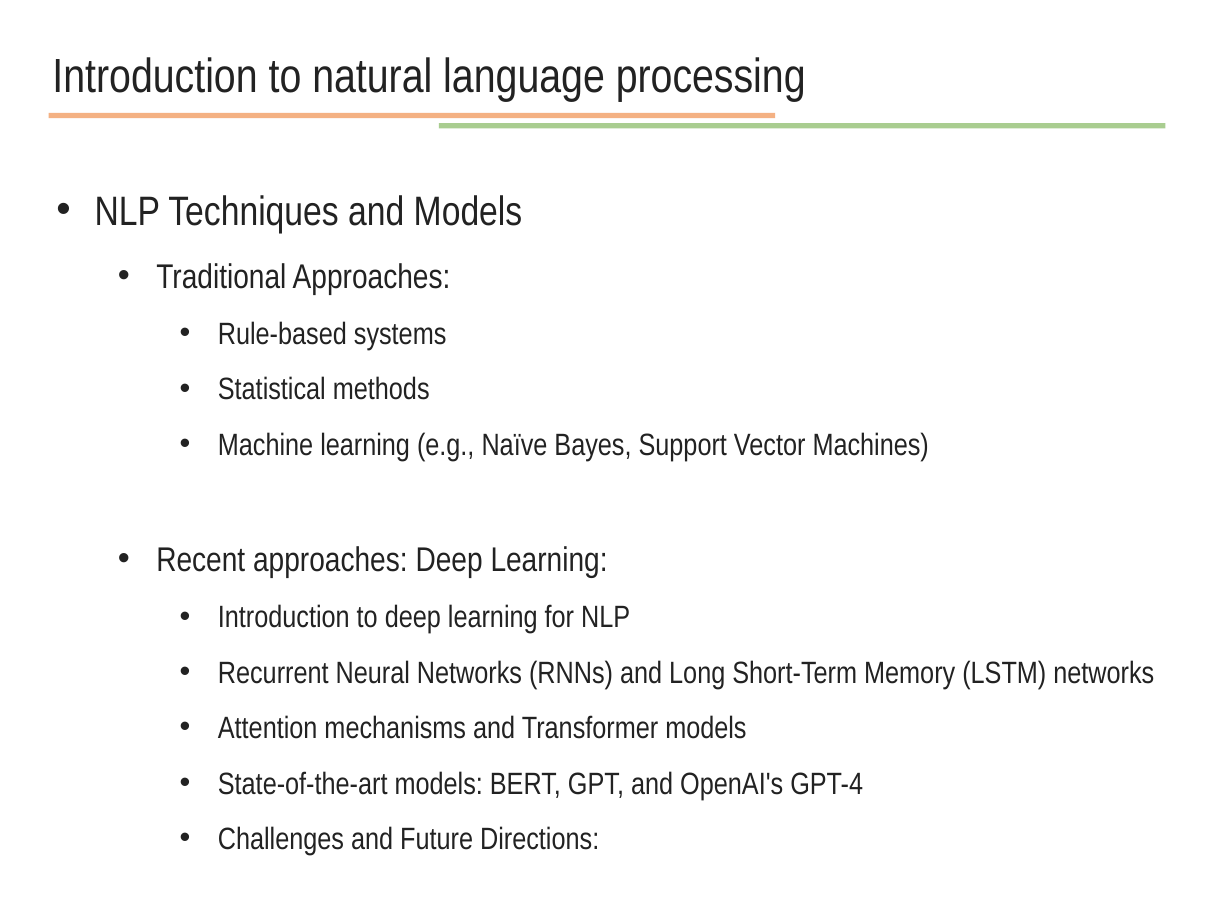
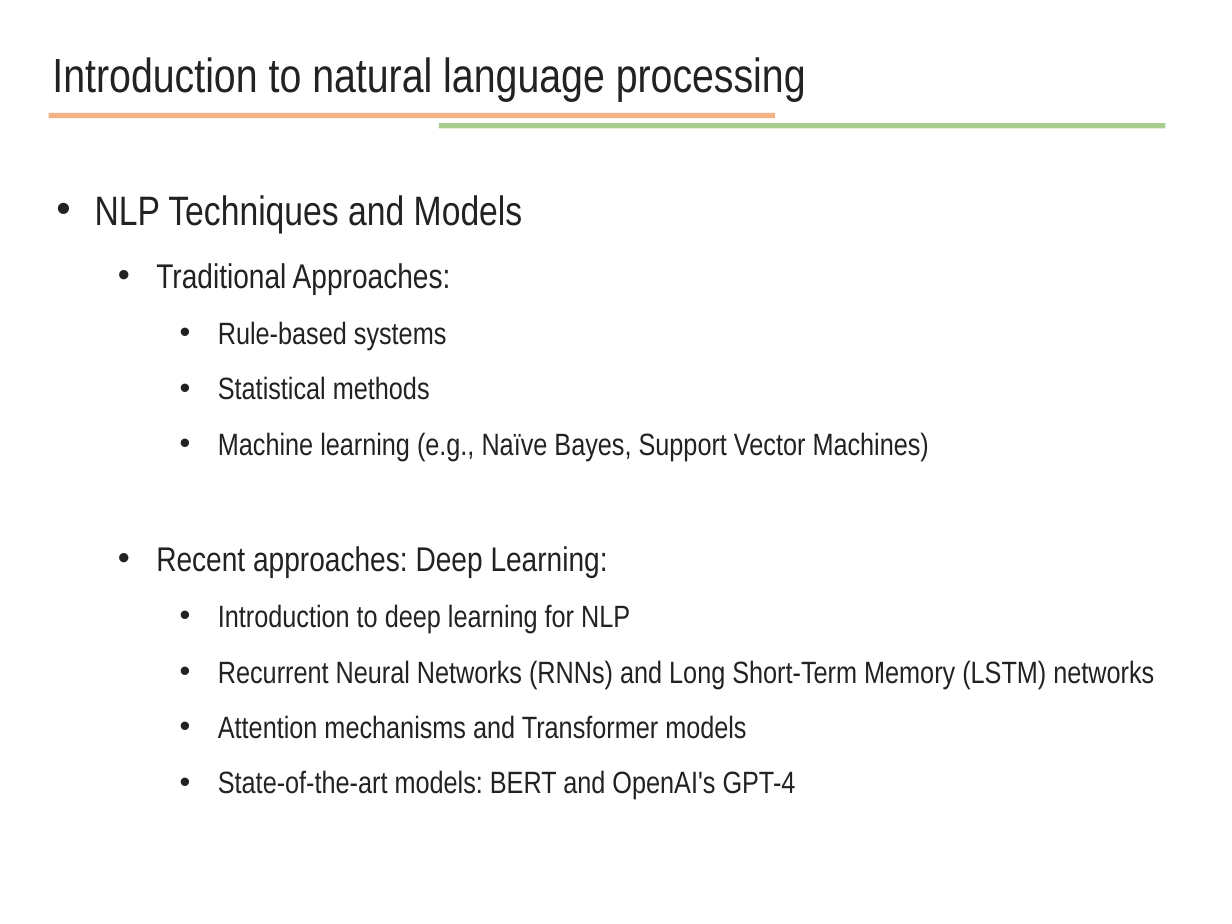
Before and after one commit to JunetaeKim/DeepLearningClass, a slide deck: slide 5 of Week14/week14 natural language processing.pptx. Drawn at 1232x924 pixels with LibreOffice and Linux fonts; fonts in the diff are those of the drawing. Boxes give left, top, right and bottom in pixels: in the first picture for what was removed or moved away, otherwise in the second. Text is boxed around its words. In the diff, an @@ line names an element or a change of style, - is before the commit and + after.

```diff
--- a/Week14/week14 natural language processing.pptx
+++ b/Week14/week14 natural language processing.pptx
@@ text at (x1=218, y1=770, x2=796, y2=800): text changed @@
-    • State-of-the-art models: BERT, GPT, and OpenAI's GPT-4
-    • Challenges and Future Directions:
+    • State-of-the-art models: BERT and OpenAI's GPT-4
```
Also in this commit, not shown: 3 other slides changed.
